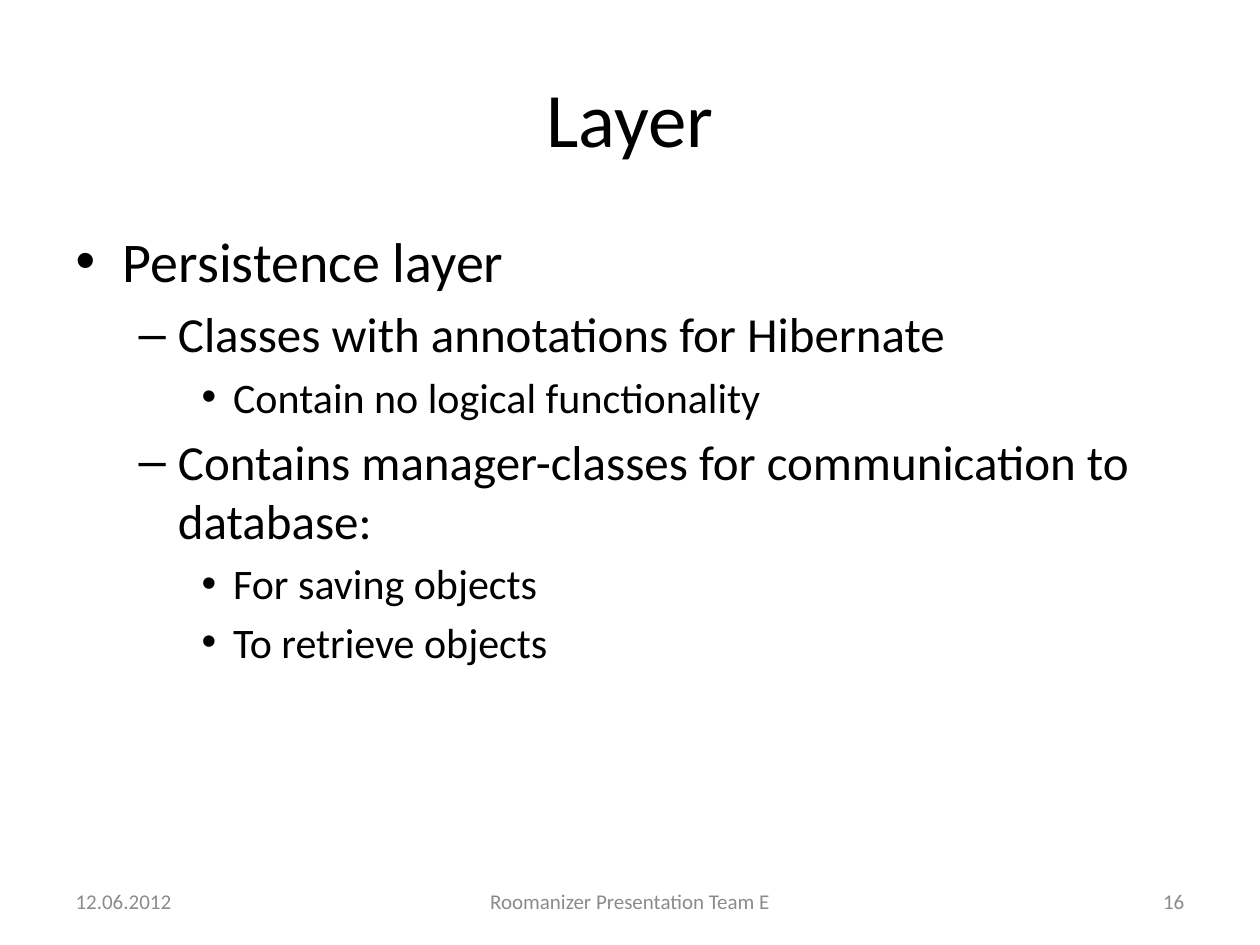
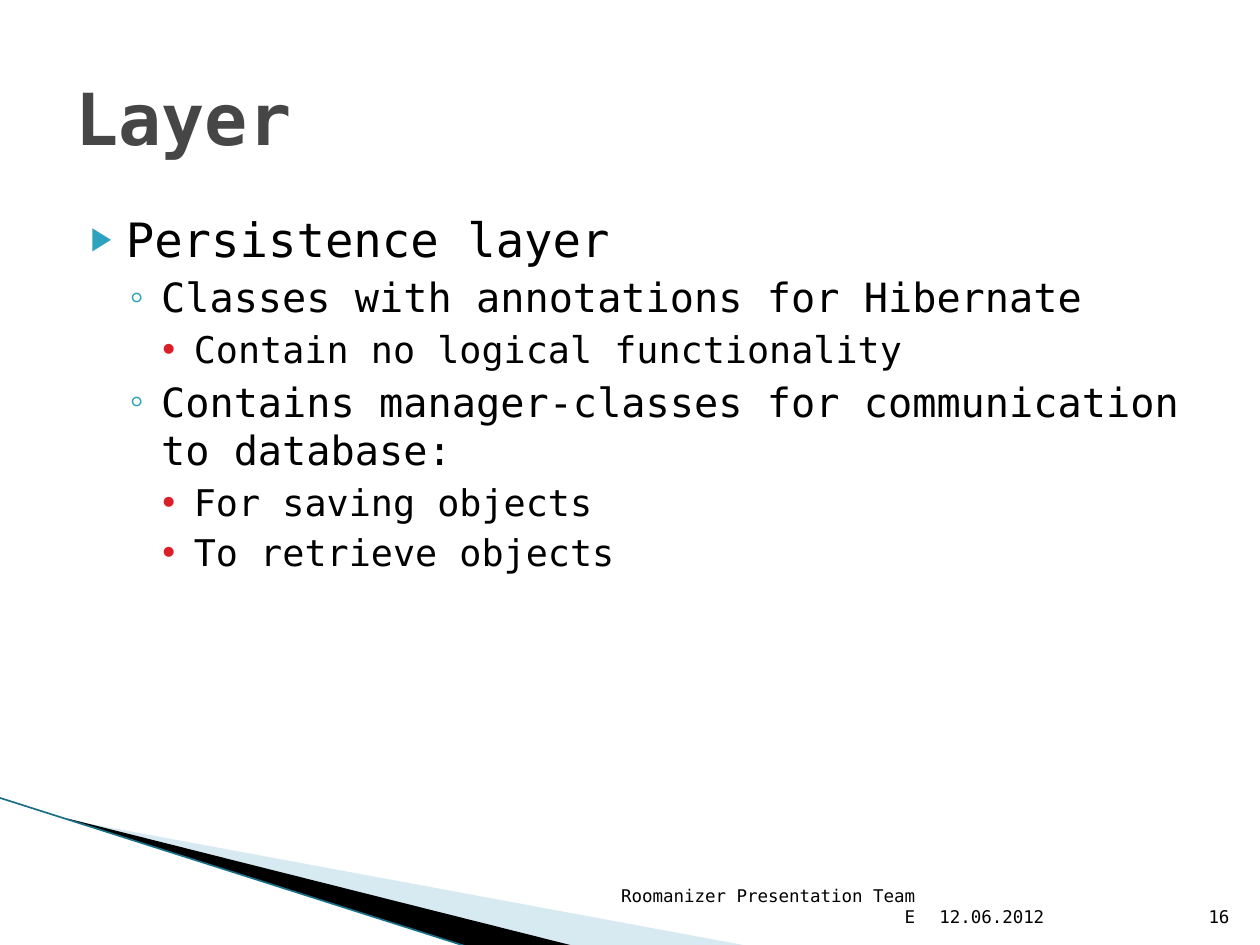
Before and after one commit to markusmo/HotelSoftware, a slide deck: slide 16 of Documentation/Praesentation/PresentationRoomanizer.pptx. Drawn at 1260x945 pixels with LibreOffice and Linux fonts; fonts in the diff are those of the drawing; background and template pictures are left out. Boxes give left, top, right and bottom in pixels: in the first picture for what was removed or moved away, otherwise in the second. Text is boxed around its words. In the diff, an @@ line names an element or a change of style, - is before the commit and + after.

```diff
--- a/Documentation/Praesentation/PresentationRoomanizer.pptx
+++ b/Documentation/Praesentation/PresentationRoomanizer.pptx
@@ title "Layer" at [75, 92, 291, 160]: size 44 to 41 pt, font Calibri to DejaVu Sans Mono, text colour #000000 to #464646, bold on; alignment centre to left @@
@@ text "Persistence layer": place and size @@
-text "Persistence layer" at [123, 243, 1129, 666]
+text "Persistence layer" at [126, 220, 1179, 574]
@@ text "Persistence layer" at [126, 220, 1179, 574]: size 32 to 27 pt in "Persistence layer"; font Calibri to DejaVu Sans Mono; size 28 to 23 pt in "Classes with annotations for Hibernate", "Contains manager-classes for communication to database:"; size 24 to 21 pt in "Contain no logical functionality", "For saving objects", "To retrieve objects"; bullet • to ▶; less space between paragraphs; bullet – to ◦; indent changed @@
@@ line added from (0, 798) to (467, 945), #97C5D8 0.95 pt @@
@@ freeform shape added at [67, 818, 576, 945], fill #000000 @@
@@ freeform shape added at [69, 819, 750, 945], fill #A0CBDC at 40% opacity @@
@@ text "Roomanizer Presentation Team E": place and size @@
-text "Roomanizer Presentation Team E" at [490, 894, 769, 909]
+text "Roomanizer Presentation Team E" at [621, 888, 916, 923]
@@ text "Roomanizer Presentation Team E" at [621, 888, 916, 923]: size 12 to 10 pt, font Calibri to DejaVu Sans Mono, text colour #8C8C8C to #000000; alignment centre to right; vertical alignment middle to bottom @@
@@ text "12.06.2012" at [939, 910, 1044, 924]: size 12 to 10 pt, font Calibri to DejaVu Sans Mono, text colour #8C8C8C to #000000; vertical alignment middle to bottom @@
@@ text "12.06.2012": place and size @@
-text "12.06.2012" at [76, 895, 172, 909]
+text "12.06.2012" at [939, 910, 1044, 924]
@@ page number: place and size @@
-page number at [1163, 895, 1184, 909]
+page number at [1209, 910, 1230, 924]
@@ page number at [1209, 910, 1230, 924]: size 12 to 10 pt, font Calibri to DejaVu Sans Mono, text colour #8C8C8C to #000000; vertical alignment middle to bottom @@
```
Also in this commit, not shown: 46 other slides changed.
